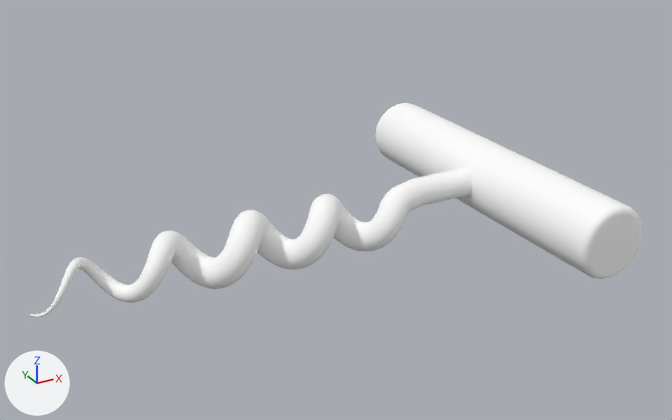
Renders of the FBX model Projet-WYE/Assets/3D_Assets/Models/Corkscrews.fbx from each side of a commit.
The view is the same before and after, from a 50 mm camera at (-0.1612, -0.1994, 0.1008) aimed at (-0.0529, -0.0026, 0.0024). Arrows for +X, +Y and +Z are at lower left; the lights stay in place. Where no turn or scale is listed for an object, it has been applied to the vertices.

The older version as bpy lines, for what is in view:
```python
me_mesh = bpy.data.meshes.new('Mesh')
me_mesh.from_pydata(...)  # 8928 vertices, 17826 faces; spans x -0.1324..0.01, y -0.05..0.05, z -0.0129..0.0098
me_mesh.materials.append(mat_corkscrews)  # white #ffffff
ob_corkscrews = bpy.data.objects.new('Corkscrews', me_mesh)
ob_corkscrews.location = (0.0, 0.0, 0.0)
```
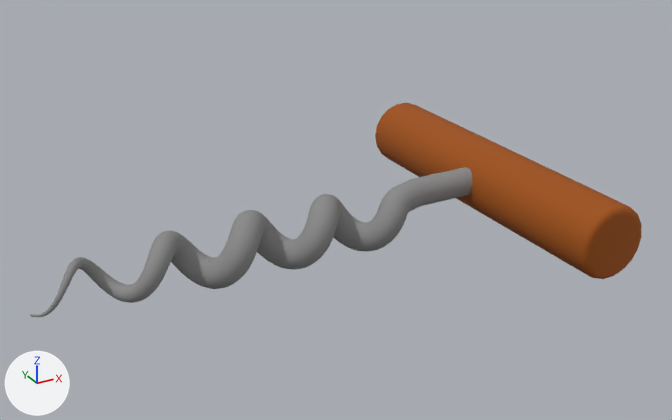
Where the change shows, as pixel boxes (x1, y1, x2, y2) in the pictures (672 x 420 px):
part 1 of me_mesh, recoloured (grey to brown): (579, 204, 641, 279) in both
part 2 of me_mesh, recoloured (white to brown): (375, 103, 627, 276) in both
part 3 of me_mesh, recoloured (white to grey): (30, 167, 473, 317) in both

The change, as a diff of the scene's bpy script:
```diff
--- a/Projet-WYE/Assets/3D_Assets/Models/Corkscrews.fbx.py
+++ b/Projet-WYE/Assets/3D_Assets/Models/Corkscrews.fbx.py
@@ mat_metal @@
+mat_metal = principled_material('Metal')
+mat_metal.base_color = (0.255, 0.255, 0.255)  # grey #8a8a8a
+mat_metal.roughness = 0.859
@@ mat_bois @@
+mat_bois = principled_material('Bois')
+mat_bois.base_color = (0.341, 0.0784, 0.0)  # brown #9e4f00
+mat_bois.roughness = 0.859
@@ me_mesh @@
 me_mesh.from_pydata(...)  # 8928 vertices, 17826 faces; spans x -0.1324..0.01, y -0.05..0.05, z -0.0129..0.0098
 # used by ob_corkscrews; location = (0.0, 0.0, 0.0)
+# me_mesh part 1: all 196 faces centred in x -0.0098..0.0098, y -0.05..-0.0482, z -0.0098..0.0098 switch from mat_corkscrews (white #ffffff) to mat_bois (brown #9e4f00)
+# me_mesh part 2: 216 of the faces centred in x -0.0098..0.0098, y -0.016..0.05, z -0.0098..0.0098 switch from mat_corkscrews (white #ffffff) to mat_bois (brown #9e4f00)
+# me_mesh part 3: all 17398 faces centred in x -0.1324..-0.0108, y -0.0082..0.0098, z -0.0129..0.005 switch from mat_corkscrews (white #ffffff) to mat_metal (grey #8a8a8a)
```
